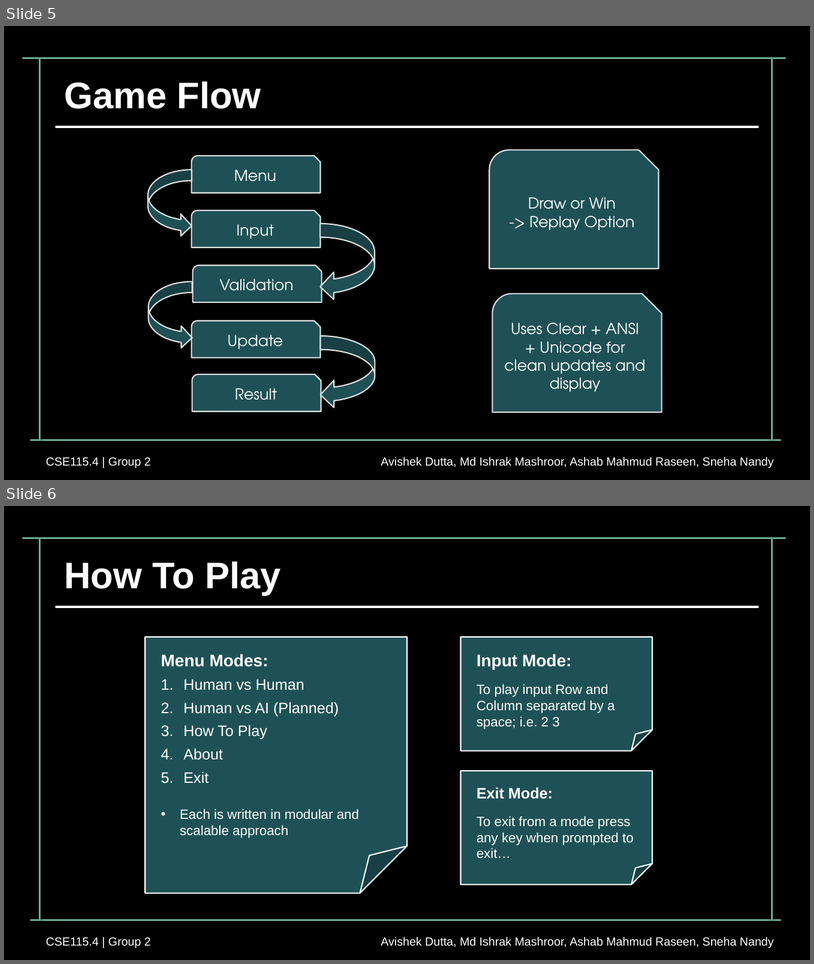
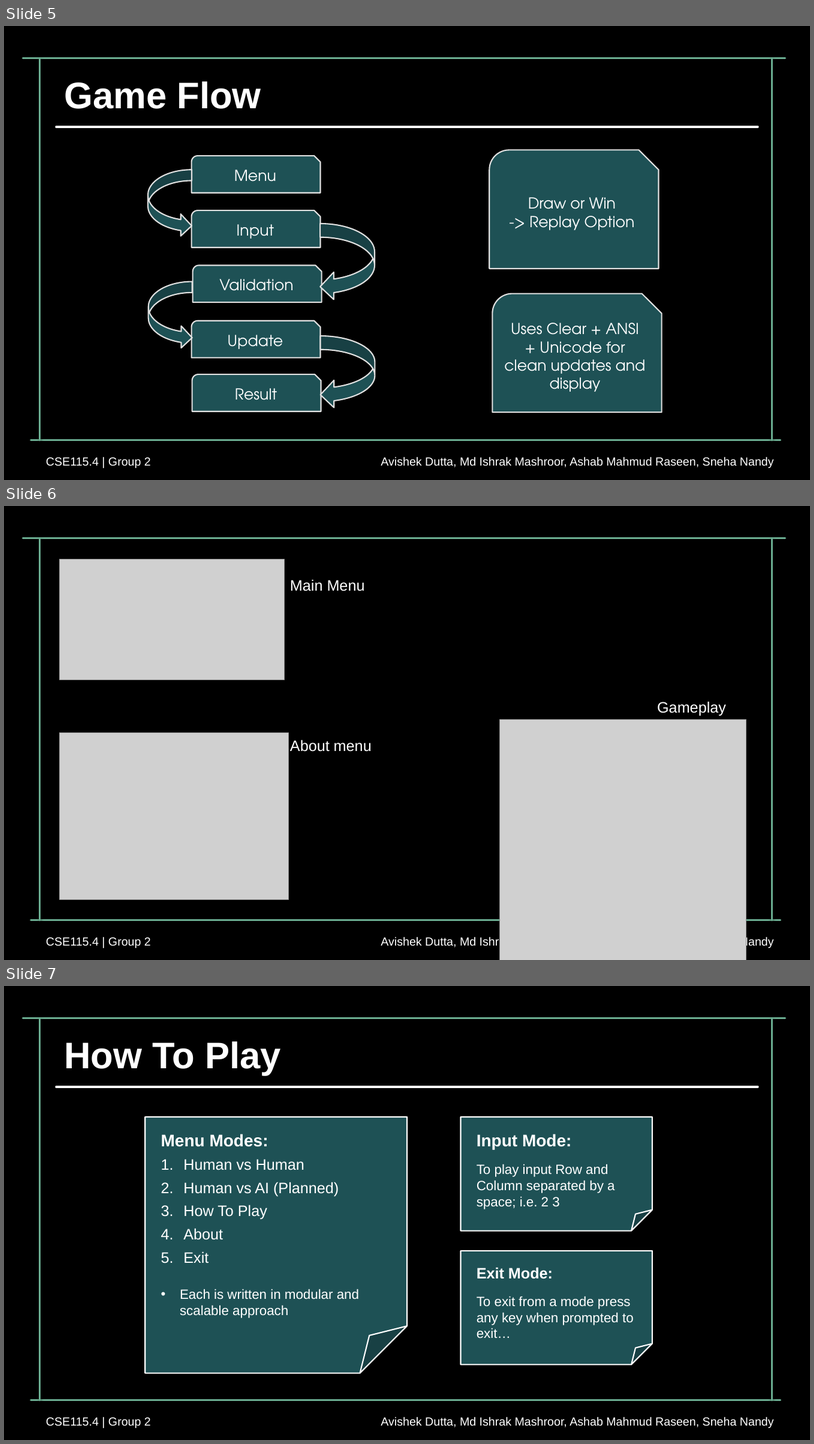
Before and after one commit to tyroruyk/tictacx, a slide deck: others/update_presentation.pptx. Shown one above the other, each under a label of ours: slides 5 and 6 before the commit, slides 5, 6 and 7 after it. The pictures are 814x964 and 814x1444 pixels, drawn with LibreOffice and Linux fonts; fonts in the diff are those of the drawing; grey boxes stand for pictures; background and template pictures are left out. Boxes give left, top, right and bottom in pixels: in the first picture for what was removed or moved away, otherwise in the second. Text is boxed around its words. In the diff, an @@ line names an element or a change of style, - is before the commit and + after.

```diff
--- a/others/update_presentation.pptx
+++ b/others/update_presentation.pptx
@@ slide 6 added at [4,506,810,960], background picture (left out); not listed: 6 template elements that a slide beside it also shows @@
@@ picture added at [60,559,285,680] @@
@@ text added at [290,579,365,591], 18 pt, text #FFFFFF @@
+Main Menu
@@ text added at [657,701,726,716], 18 pt, text #FFFFFF @@
+Gameplay
@@ picture added at [500,720,747,960] @@
@@ picture added at [60,733,288,899] @@
@@ text added at [290,739,372,751], 18 pt, text #FFFFFF @@
+About menu
@@ what was slide 6 is now slide 7 @@
```
Also in this commit, not shown: 1 slide changed.
